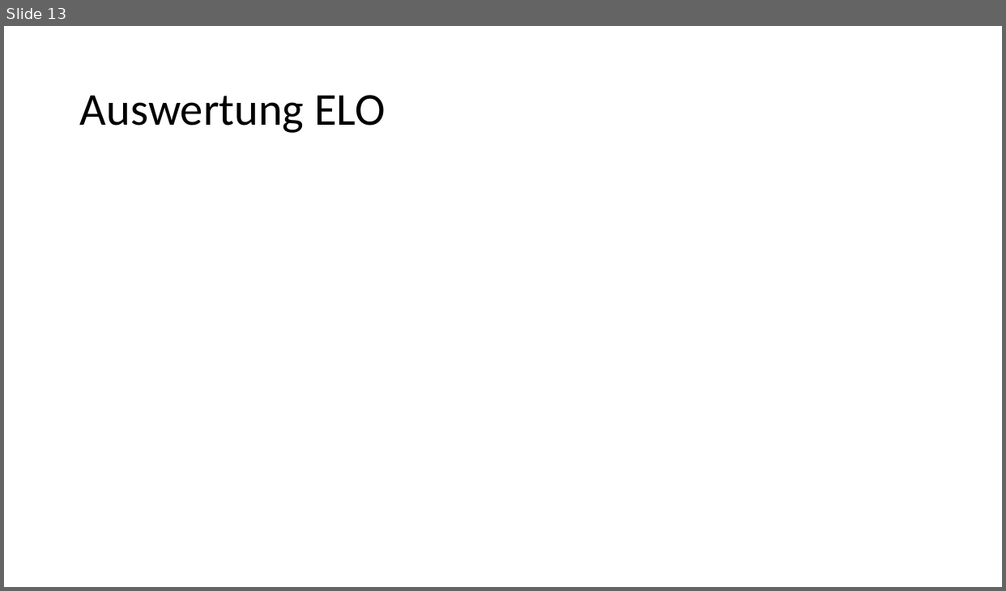
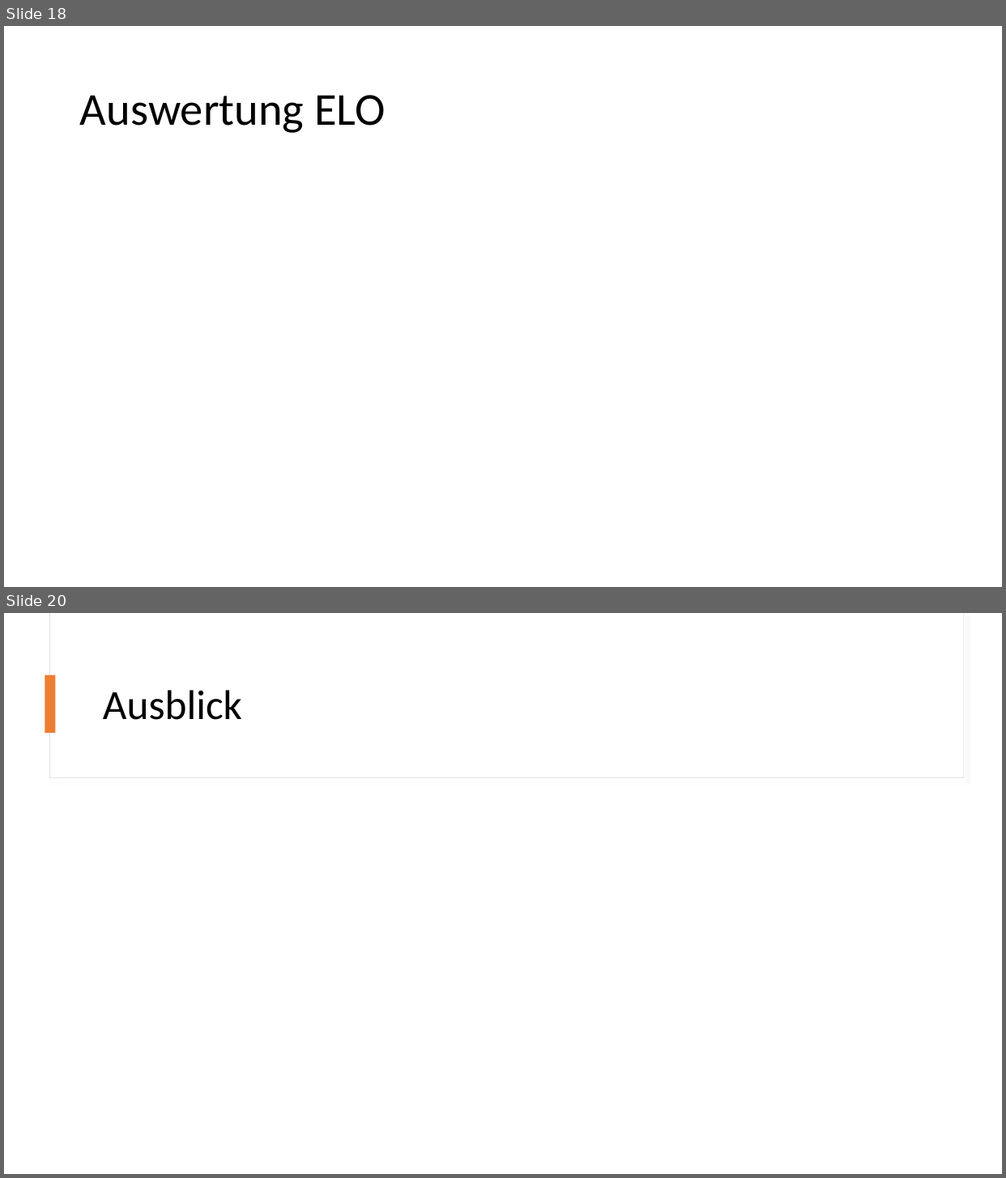
Before and after one commit to Brebeck-Jan/chessmaster, a slide deck: Präsentationen/Abschlusspräsentation/Chessmaster_Abschluss.pptx. Shown one above the other, each under a label of ours: slide 13 before the commit, slides 18 and 20 after it; the slides between them are not shown. The pictures are 1006x591 and 1006x1178 pixels, drawn with LibreOffice and Linux fonts; fonts in the diff are those of the drawing. Boxes give left, top, right and bottom in pixels: in the first picture for what was removed or moved away, otherwise in the second. Text is boxed around its words. In the diff, an @@ line names an element or a change of style, - is before the commit and + after.

```diff
--- a/Präsentationen/Abschlusspräsentation/Chessmaster_Abschluss.pptx
+++ b/Präsentationen/Abschlusspräsentation/Chessmaster_Abschluss.pptx
@@ slide 20 added at bbox=[4, 613, 1002, 1174], background #FFFFFF @@
@@ rectangle added at bbox=[49, 613, 964, 778], fill #FFFFFF, outline #E1E1E1 0.75 pt @@
@@ rectangle added at bbox=[50, 613, 964, 777], fill #FFFFFF @@
@@ rectangle added at bbox=[45, 675, 56, 733], fill #ED7D31 @@
@@ title added at bbox=[103, 690, 242, 720], 40 pt, text #000000 @@
+Ausblick
@@ what was slide 13 is now slide 18 @@
```
Also in this commit, not shown: 11 slides changed, 11 other slides added, 5 slides removed.
